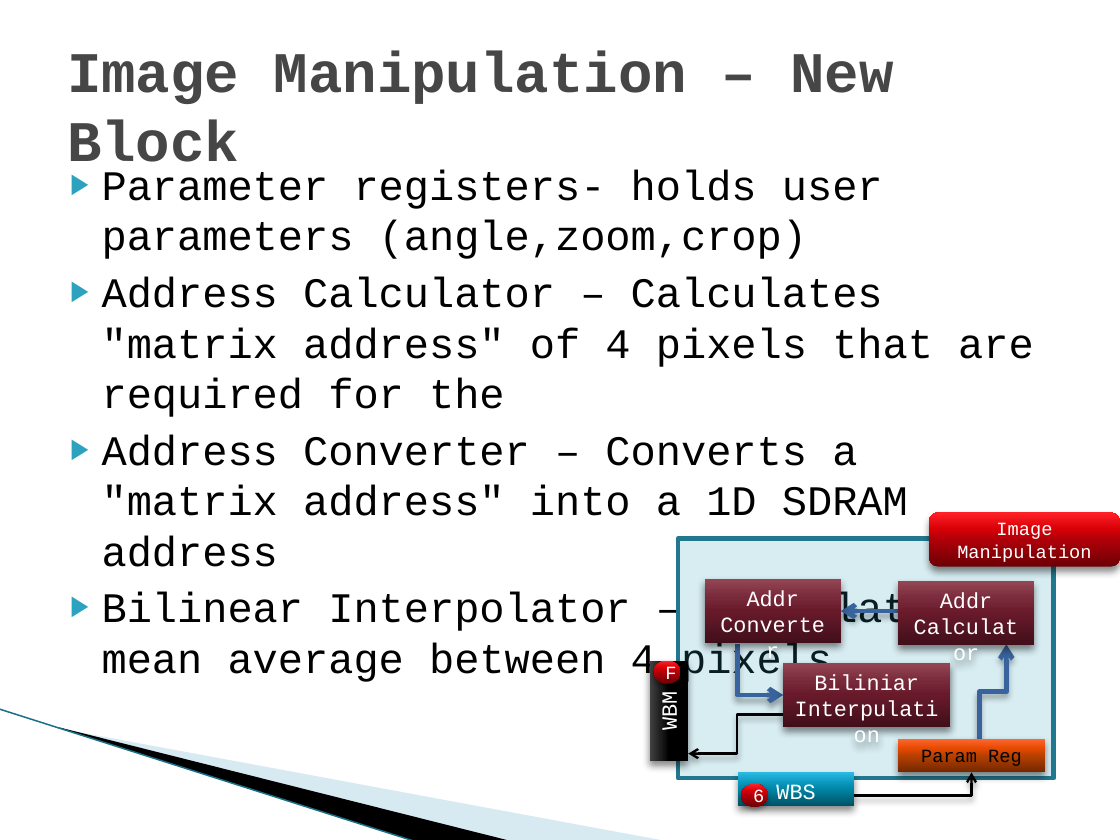
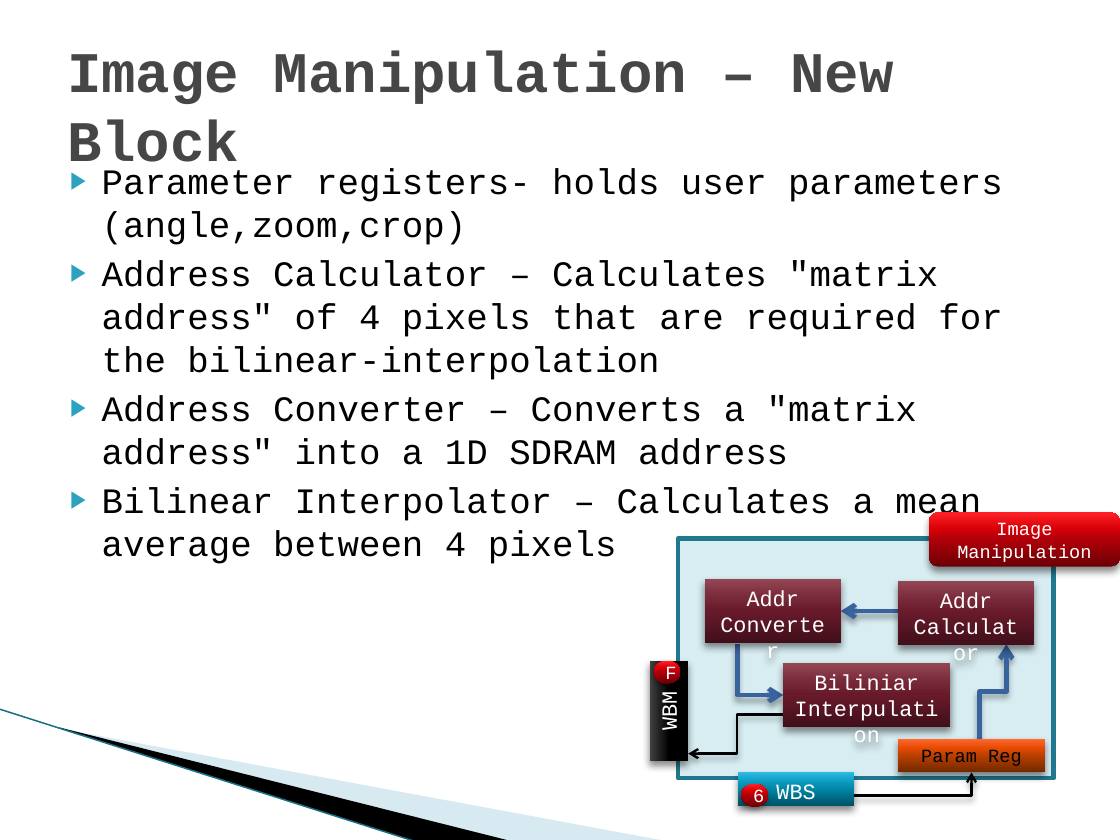
Before and after one commit to shizzz88/image-rotation-technion-ee, a slide deck: slide 8 of Presentation/Mid_Presentation.pptx. Drawn at 1120x840 pixels with LibreOffice and Linux fonts; fonts in the diff are those of the drawing; background and template pictures are left out. Boxes give left, top, right and bottom in pixels: in the first picture for what was removed or moved away, otherwise in the second. Text is boxed around its words. In the diff, an @@ line names an element or a change of style, - is before the commit and + after.

```diff
--- a/Presentation/Mid_Presentation.pptx
+++ b/Presentation/Mid_Presentation.pptx
@@ text at [102, 169, 1003, 564]: size 27 to 23 pt in "Parameter registers- holds user parameters (angle,zoom,crop)", "Address Converter – Converts a "matrix address" ...", "Bilinear Interpolator – Calculates a mean average ..." @@
@@ text at [102, 261, 1002, 380]: text changed; size 27 to 23 pt @@
-▶ Address Calculator – Calculates "matrix address" of 4 pixels that are required for the
+▶ Address Calculator – Calculates "matrix address" of 4 pixels that are required for the bilinear-interpolation
```
Also in this commit, not shown: 3 other slides changed, 1 other file.
